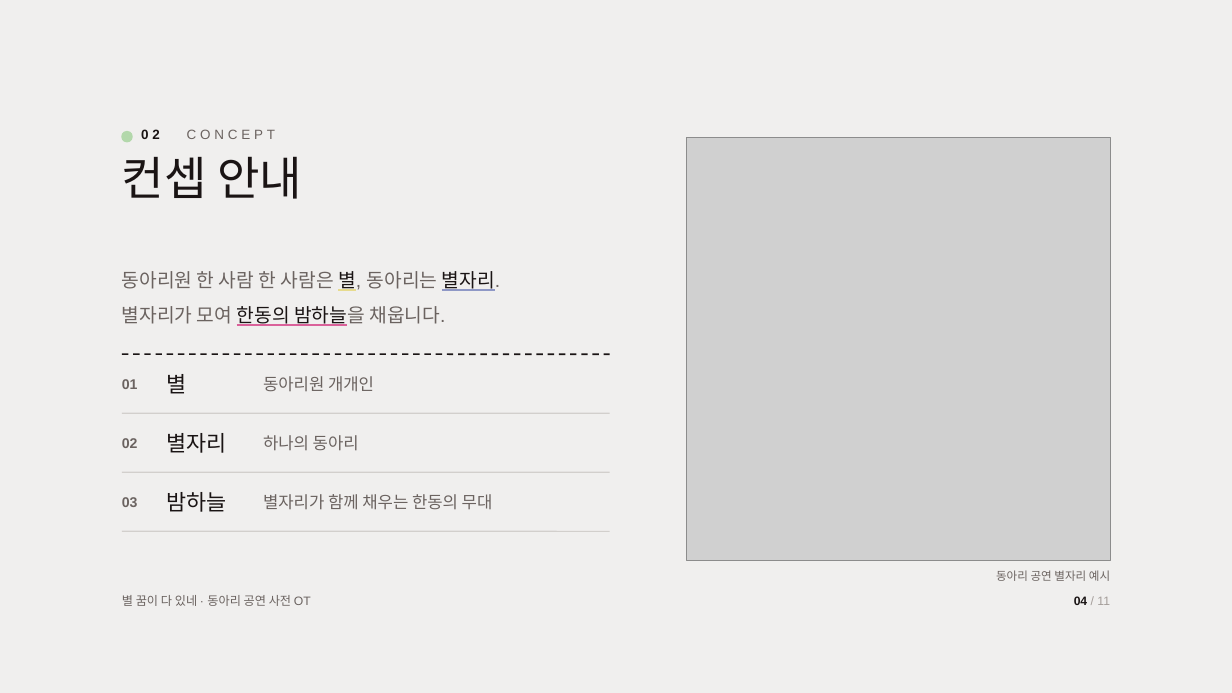
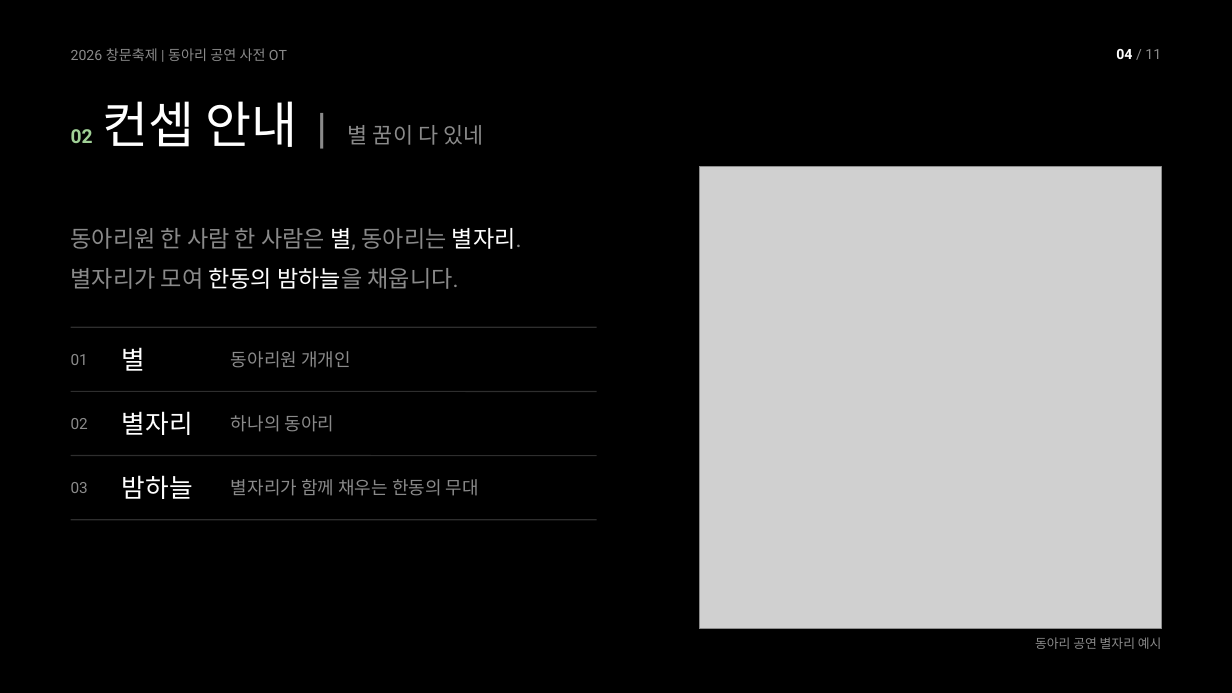
Before and after one commit to 22300576-star/-, a slide deck: slide 4 of 2026_창조와문화_동아리공연_사전OT.pptx. Drawn at 1232x693 pixels with LibreOffice and Linux fonts; fonts in the diff are those of the drawing; grey boxes stand for pictures; background and template pictures are left out. Boxes give left, top, right and bottom in pixels: in the first picture for what was removed or moved away, otherwise in the second. Text is boxed around its words. In the diff, an @@ line names an element or a change of style, - is before the commit and + after.

```diff
--- a/2026_창조와문화_동아리공연_사전OT.pptx
+++ b/2026_창조와문화_동아리공연_사전OT.pptx
@@ background picture (left out) to #000000 @@
@@ text at <box>71,48,287,61</box>: text changed; size 9.5 to 11 pt; font Arial to Roboto; text colour #6B6360 to #8A8A8A @@
-별 꿈이 다 있네 · 동아리 공연 사전 OT
+2026 창문축제 | 동아리 공연 사전 OT
@@ text "04 / 11": place and size @@
-text "04 / 11" at <box>1074,596,1110,605</box>
+text "04 / 11" at <box>1116,49,1161,59</box>
@@ text "04 / 11" at <box>1116,49,1161,59</box>: size 9.5 to 11 pt, font Arial to Roboto; text colour #1A1414 to #FFFFFF in "04"; text colour #A49D99 to #8A8A8A in "/ 11" @@
@@ text "02 컨셉 안내 | 별 ..." at <box>71,101,483,147</box>: vertical alignment top to bottom @@
@@ text at <box>71,101,483,147</box>: text changed; size 10.5 to 17 pt; font Arial to Roboto; text colour #6B6360 to #8A8A8A @@
-02 CONCEPT
+02 컨셉 안내 | 별 꿈이 다 있네
@@ ellipse removed at <box>122,131,132,141</box> @@
@@ text removed at <box>122,156,302,199</box> @@
-컨셉 안내
@@ picture: place and size @@
-picture at <box>687,138,1110,561</box>
+picture at <box>700,167,1162,629</box>
@@ text "동아리원 한 사람 한 사람은 ...": place and size @@
-text "동아리원 한 사람 한 사람은 ..." at <box>122,271,500,326</box>
+text "동아리원 한 사람 한 사람은 ..." at <box>71,228,522,289</box>
@@ text "동아리원 한 사람 한 사람은 ..." at <box>71,228,522,289</box>: size 15 to 18 pt, font Arial to Roboto; text colour #6B6360 to #8A8A8A in "동아리원 한 사람 한 사람은 별, 동아리는 ...", "별자리가 모여 밤하늘을 채웁니다."; text colour #1A1414 to #FFFFFF, underline off in "별, 별자리.", "한동의 밤하늘을"; line spacing 1.5 to 1.45 @@
@@ size 11 to 12 pt, font Arial to Roboto, text colour #6B6360 to #8A8A8A, bold off in 3 elements at <box>71,482,88,493</box>, <box>71,418,88,429</box>, <box>71,354,88,365</box> @@
@@ text "01": place and size @@
-text "01" at <box>122,379,138,389</box>
+text "01" at <box>71,354,88,365</box>
@@ line moved from (122, 354) - (610, 354) to (70, 327) - (597, 327) @@
@@ line (70, 327) - (597, 327): stroke #1A1414 1.25 pt dashed to #2E2E2E 0.9 pt @@
@@ size 17 to 20 pt, font Arial to Roboto, text colour #1A1414 to #FFFFFF in 3 elements at <box>122,475,193,499</box>, <box>122,411,193,435</box>, <box>122,347,146,371</box> @@
@@ text "별": place and size @@
-text "별" at <box>167,374,187,394</box>
+text "별" at <box>122,347,146,371</box>
@@ size 13 to 14 pt, font Arial to Roboto, text colour #6B6360 to #8A8A8A in 3 elements at <box>231,479,479,496</box>, <box>231,415,335,432</box>, <box>231,351,351,368</box> @@
@@ text "동아리원 개개인": place and size @@
-text "동아리원 개개인" at <box>263,376,374,391</box>
+text "동아리원 개개인" at <box>231,351,351,368</box>
@@ text "02": place and size @@
-text "02" at <box>122,438,138,448</box>
+text "02" at <box>71,418,88,429</box>
@@ line moved from (122, 413) - (610, 413) to (70, 392) - (597, 392) @@
@@ line (70, 392) - (597, 392): stroke #D2CFCC 0.9 pt to #2E2E2E 0.9 pt @@
@@ text "별자리": place and size @@
-text "별자리" at <box>167,433,227,453</box>
+text "별자리" at <box>122,411,193,435</box>
@@ text "하나의 동아리": place and size @@
-text "하나의 동아리" at <box>263,435,359,451</box>
+text "하나의 동아리" at <box>231,415,335,432</box>
@@ text "03": place and size @@
-text "03" at <box>122,497,138,507</box>
+text "03" at <box>71,482,88,493</box>
@@ line moved from (122, 472) - (610, 472) to (70, 456) - (597, 456) @@
@@ line (70, 456) - (597, 456): stroke #D2CFCC 0.9 pt to #2E2E2E 0.9 pt @@
@@ text "밤하늘": place and size @@
-text "밤하늘" at <box>167,492,227,512</box>
+text "밤하늘" at <box>122,475,193,499</box>
@@ text "별자리가 함께 채우는 한동의 무대": place and size @@
-text "별자리가 함께 채우는 한동의 무대" at <box>263,494,493,510</box>
+text "별자리가 함께 채우는 한동의 무대" at <box>231,479,479,496</box>
@@ line moved from (122, 531) - (610, 531) to (70, 519) - (597, 519) @@
@@ line (70, 519) - (597, 519): stroke #D2CFCC 0.9 pt to #2E2E2E 0.9 pt @@
@@ text "동아리 공연 별자리 예시": place and size @@
-text "동아리 공연 별자리 예시" at <box>996,570,1110,581</box>
+text "동아리 공연 별자리 예시" at <box>1035,637,1162,649</box>
@@ text "동아리 공연 별자리 예시" at <box>1035,637,1162,649</box>: size 9 to 10 pt, font Arial to Roboto, text colour #6B6360 to #8A8A8A @@
```
Also in this commit, not shown: 10 other slides changed, 1 other file.
